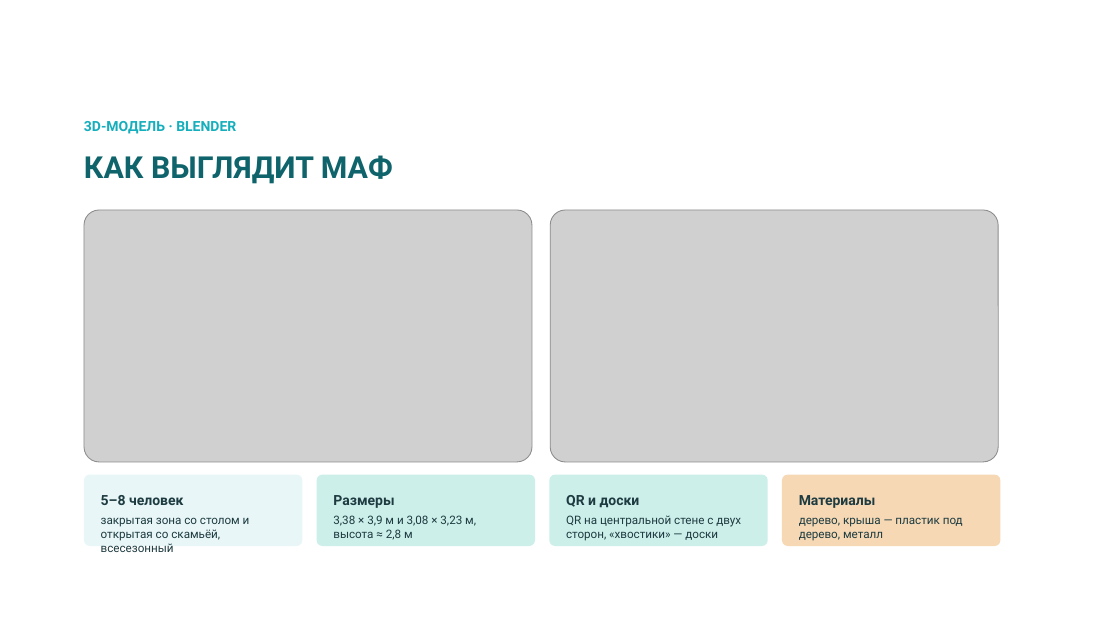
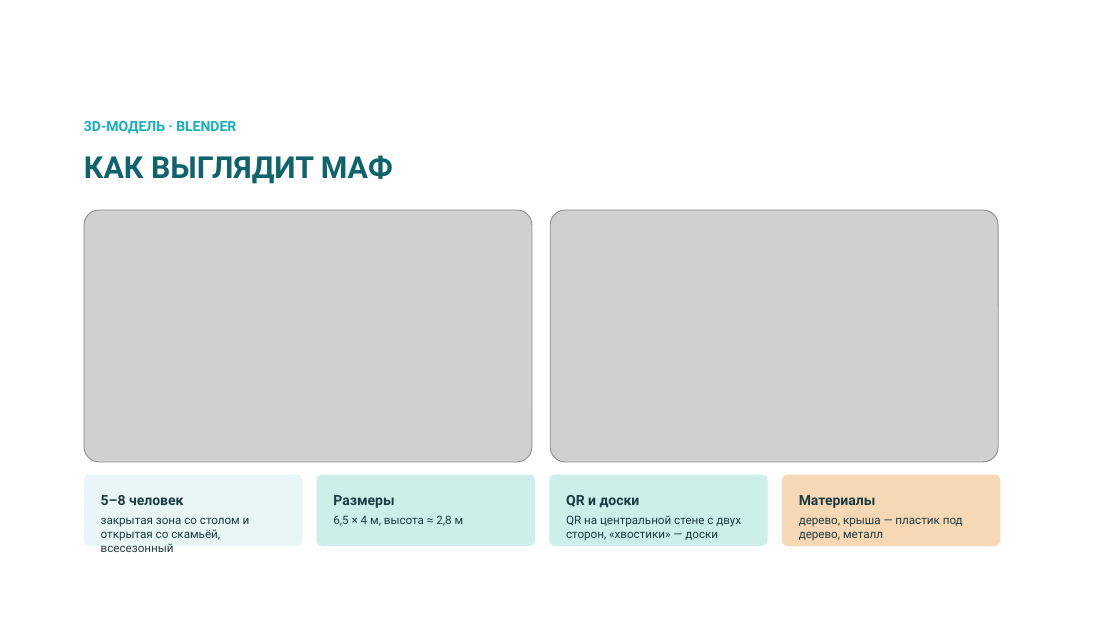
Before and after one commit to bnhogpad228/school-app, a slide deck: slide 12 of presentation/shkolny-dvor-SK-sreda.pptx. Drawn at 1120x630 pixels with LibreOffice and Linux fonts; fonts in the diff are those of the drawing; grey boxes stand for pictures; background and template pictures are left out. Boxes give left, top, right and bottom in pixels: in the first picture for what was removed or moved away, otherwise in the second. Text is boxed around its words. In the diff, an @@ line names an element or a change of style, - is before the commit and + after.

```diff
--- a/presentation/shkolny-dvor-SK-sreda.pptx
+++ b/presentation/shkolny-dvor-SK-sreda.pptx
@@ text in rounded rectangle at [333, 515, 464, 526]: text changed @@
-3,38 × 3,9 м и 3,08 × 3,23 м, высота ≈ 2,8 м
+6,5 × 4 м, высота ≈ 2,8 м
```
Also in this commit, not shown: 1 other slide changed, 1 other file.
